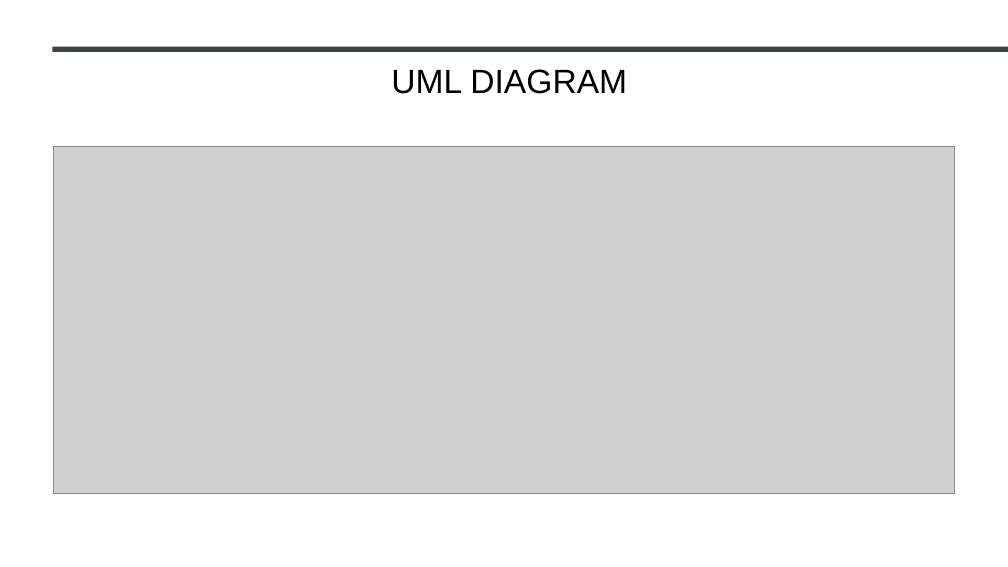
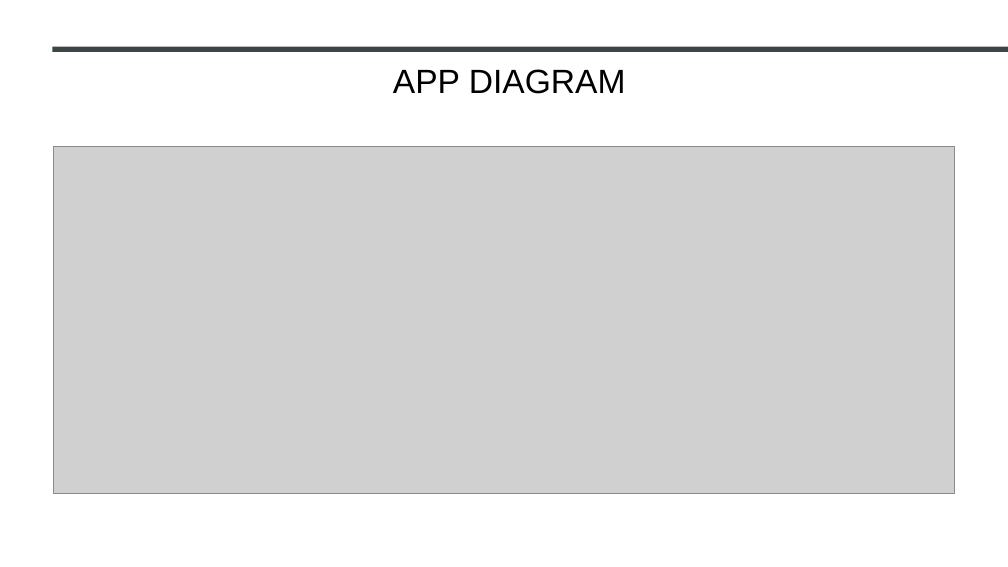
Before and after one commit to deangbingham-star/CPSC-225-Group-Project, a slide deck: slide 2 of LEGALLY DISTINCT.pptx. Drawn at 1008x567 pixels with LibreOffice and Linux fonts; fonts in the diff are those of the drawing; grey boxes stand for pictures. Boxes give left, top, right and bottom in pixels: in the first picture for what was removed or moved away, otherwise in the second. Text is boxed around its words. In the diff, an @@ line names an element or a change of style, - is before the commit and + after.

Commit message:
Added creature slide, fixed typos

```diff
--- a/LEGALLY DISTINCT.pptx
+++ b/LEGALLY DISTINCT.pptx
@@ title at (393, 69, 626, 94): text changed @@
-UML DIAGRAM
+APP DIAGRAM
```
Also in this commit, not shown: 2 other slides changed, 1 slide added.
